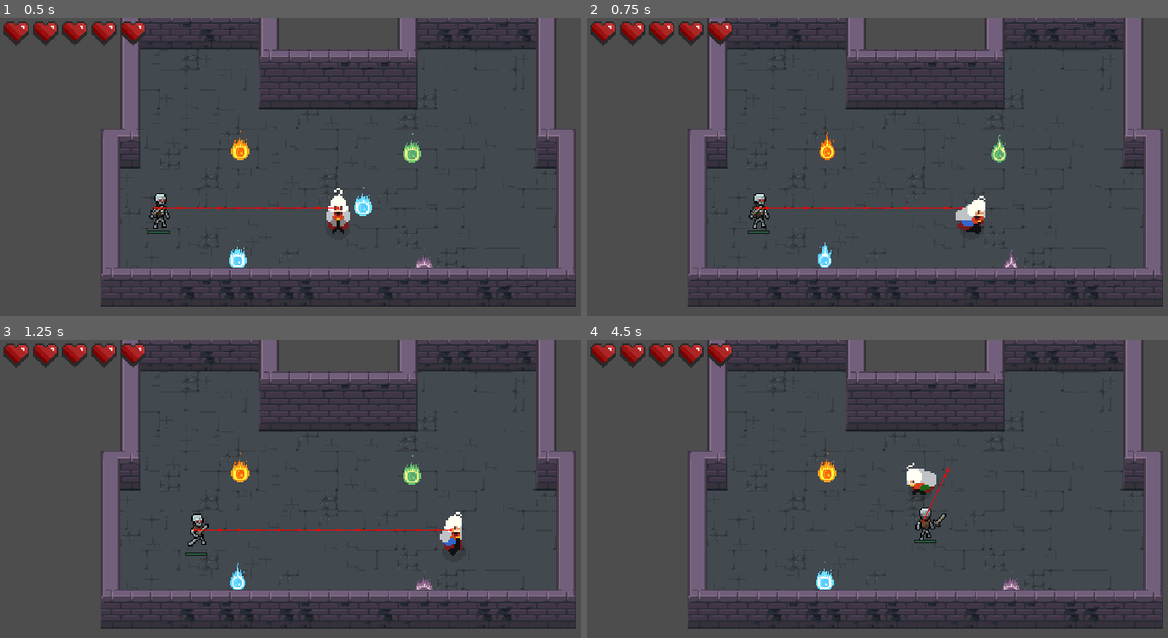
Above: before the commit, frames 1-4 (two rows, left to right).
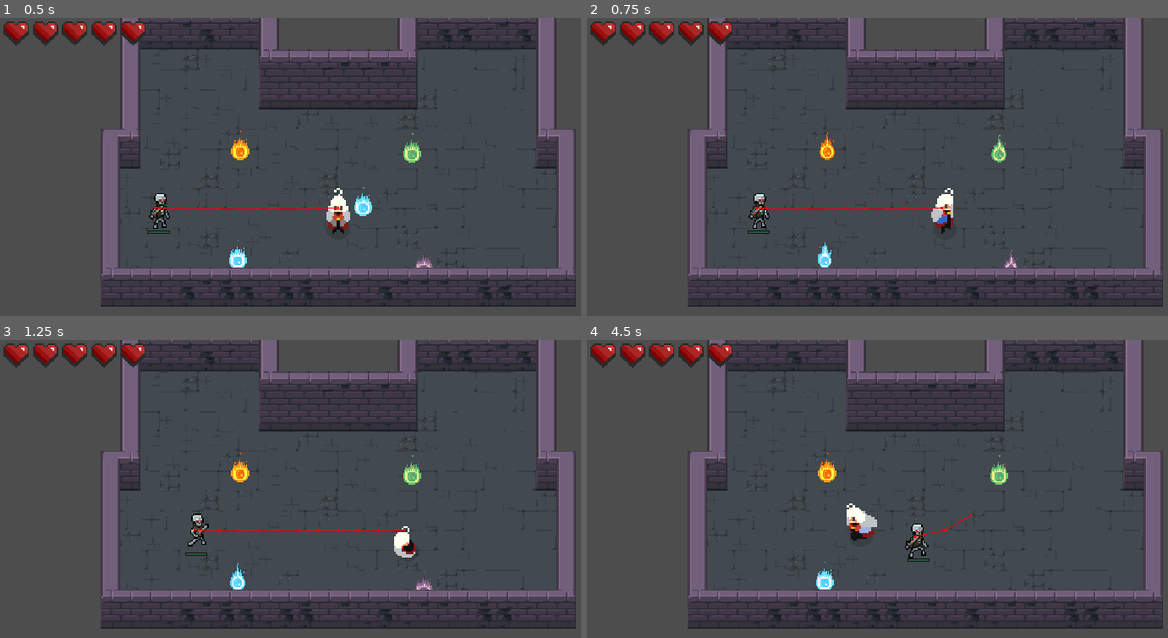
Above: after the commit, the same moments.

Repository: GuusOomen/Arcane-Dungeons-Trials-of-the-Elements
Game: Godot game, scene res://main.tscn
Same seed, same stepped clock (60 frames per second), same inputs: the game is played once before the commit and once after it.
Inputs (mouse positions are in pixels of both pictures, inside the frame that each line leads up to):
- Up to frame 1 (0.5 s): no input
- Up to frame 2 (0.75 s): move the mouse to (1075, 187) at 0.52 s; hold D (right) from 0.53 s (still down); tap Ctrl (dash, bound only before the commit) at 0.6 s
- Up to frame 3 (1.25 s): keep holding D (right); tap Shift (roll) at 0.8 s
- Up to frame 4 (4.5 s): move the mouse to (790, 548) at 1.27 s; release D (right) at 1.28 s; hold S (down) 1.28-2.03 s; tap Shift (roll) at 1.35, 2.3, 3.8, 4.35 s; tap Ctrl (dash, bound only before the commit) at 1.55, 3.05, 3.6 s; move the mouse to (993, 447) at 2.02 s; hold D (right) 2.03-2.78 s; tap Space (attack) at 2.1 s; move the mouse to (889, 605) at 2.77 s; hold W (up) 2.78-3.53 s; click (889, 605) at 2.85 s; move the mouse to (1127, 587) at 3.52 s; hold A (left) from 3.53 s (still down); move the mouse to (720, 474) at 4.27 s

Frame 1 is identical in both runs. In frame 2, 0.8% of the frame differs, in the area x 59-69%, y 57-73%; in frame 3, 0.7%; in frame 4, 1.6%, in the area x 44-75%, y 38-84%.

Commit message:
Dash only available when wind type is active

Diff:
--- a/Character_controls.gd
+++ b/Character_controls.gd
@@ -127,10 +127,11 @@
 				change_type(types[(types.find(char_type,0) + 1) % len(types)])
 
 		# Dash and Roll
-		if Input.is_action_just_pressed("dash"):
-			start_dash(last_input_vector)
-		elif Input.is_action_just_pressed("roll"):
-			start_roll(last_input_vector)
+		if Input.is_action_just_pressed("roll"):
+			if char_type == Types.Projectile.WIND:
+				start_dash(last_input_vector)
+			else:
+				start_roll(last_input_vector)
 	move_and_slide()
 
 var attack_counter := 0
--- a/project.godot
+++ b/project.godot
@@ -71,11 +71,6 @@
 "events": [Object(InputEventMouseButton,"resource_local_to_scene":false,"resource_name":"","device":-1,"window_id":0,"a …(253 unchanged characters)…
 ]
 }
-dash={
-"deadzone": 0.5,
-"events": [Object(InputEventKey,"resource_local_to_scene":false,"resource_name":"","device":-1,"window_id":0,"alt_pressed":false,"shift_pressed":false,"ctrl_pressed":false,"meta_pressed":false,"pressed":false,"keycode":0,"physical_keycode":4194326,"key_label":0,"unicode":0,"location":0,"echo":false,"script":null)
-]
-}
 bow={
 "deadzone": 0.5,
 "events": [Object(InputEventMouseButton,"resource_local_to_scene":false,"resource_name":"","device":-1,"window_id":0,"a …(258 unchanged characters)…
